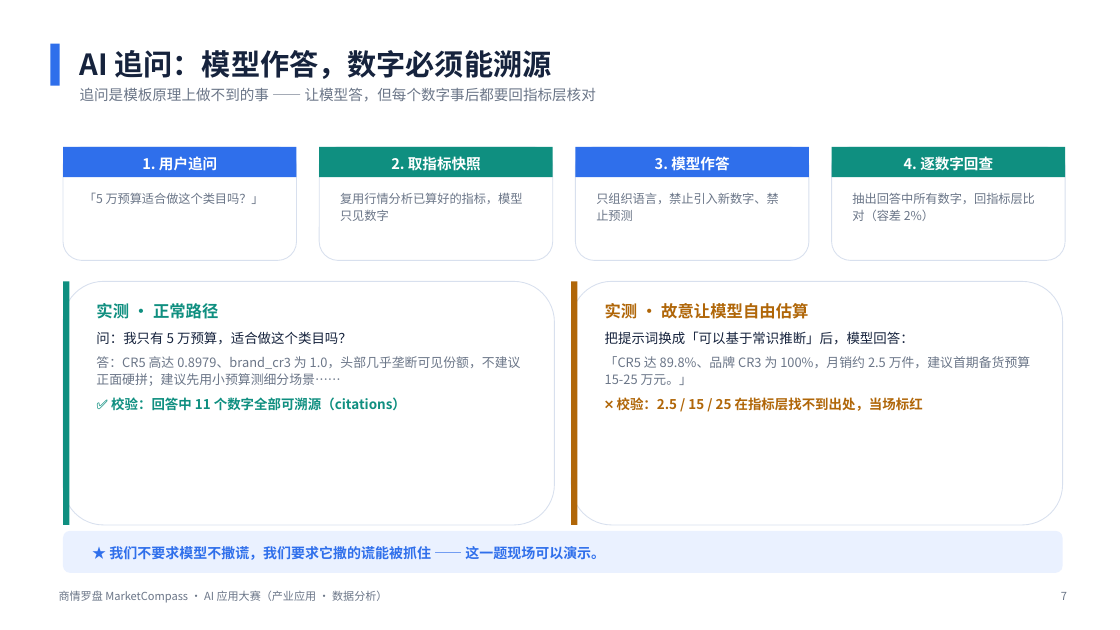
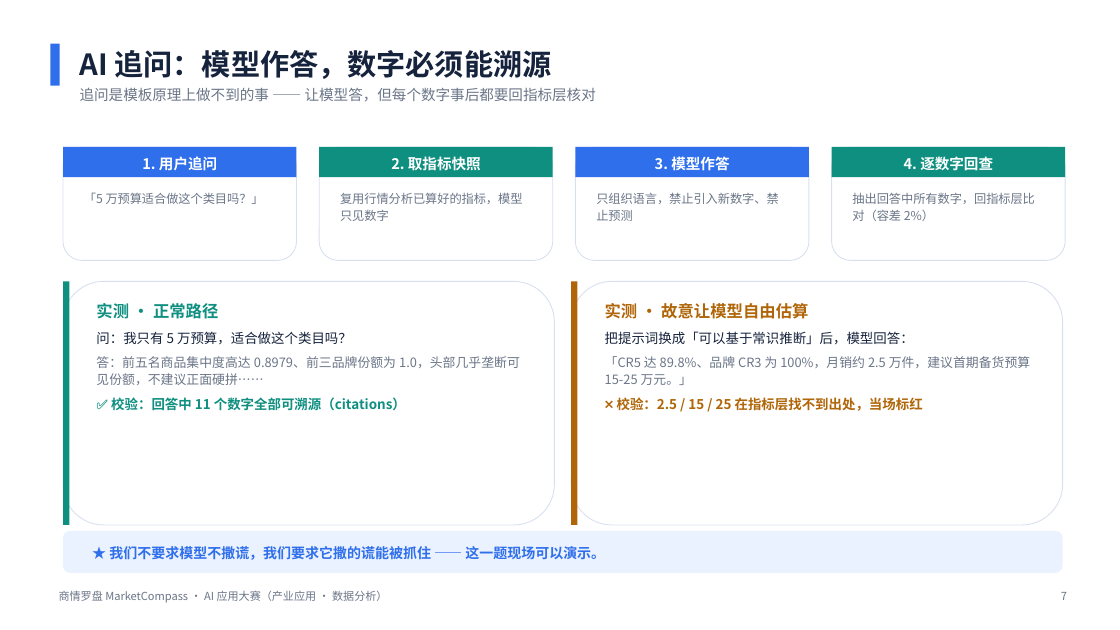
Before and after one commit to Wabix-void/market-compass, a slide deck: slide 7 of docs/参赛材料/02-演示PPT.pptx. Drawn at 1120x630 pixels with LibreOffice and Linux fonts; fonts in the diff are those of the drawing. Boxes give left, top, right and bottom in pixels: in the first picture for what was removed or moved away, otherwise in the second. Text is boxed around its words. In the diff, an @@ line names an element or a change of style, - is before the commit and + after.

```diff
--- a/docs/参赛材料/02-演示PPT.pptx
+++ b/docs/参赛材料/02-演示PPT.pptx
@@ text at (96,356,520,385): text changed @@
-答：CR5 高达 0.8979、brand_cr3 为 1.0，头部几乎垄断可见份额，不建议正面硬拼；建议先用小预算测细分场景……
+答：前五名商品集中度高达 0.8979、前三品牌份额为 1.0，头部几乎垄断可见份额，不建议正面硬拼……
```
Also in this commit, not shown: 2 other slides changed, 9 other files.
